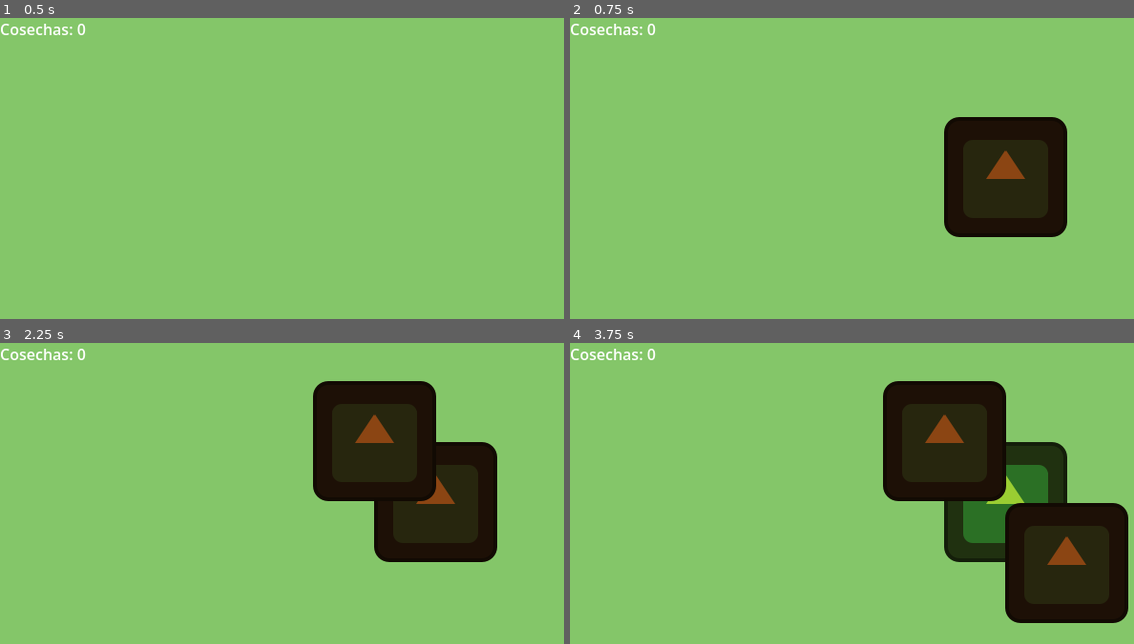
Above: before the commit, frames 1-4 (two rows, left to right).
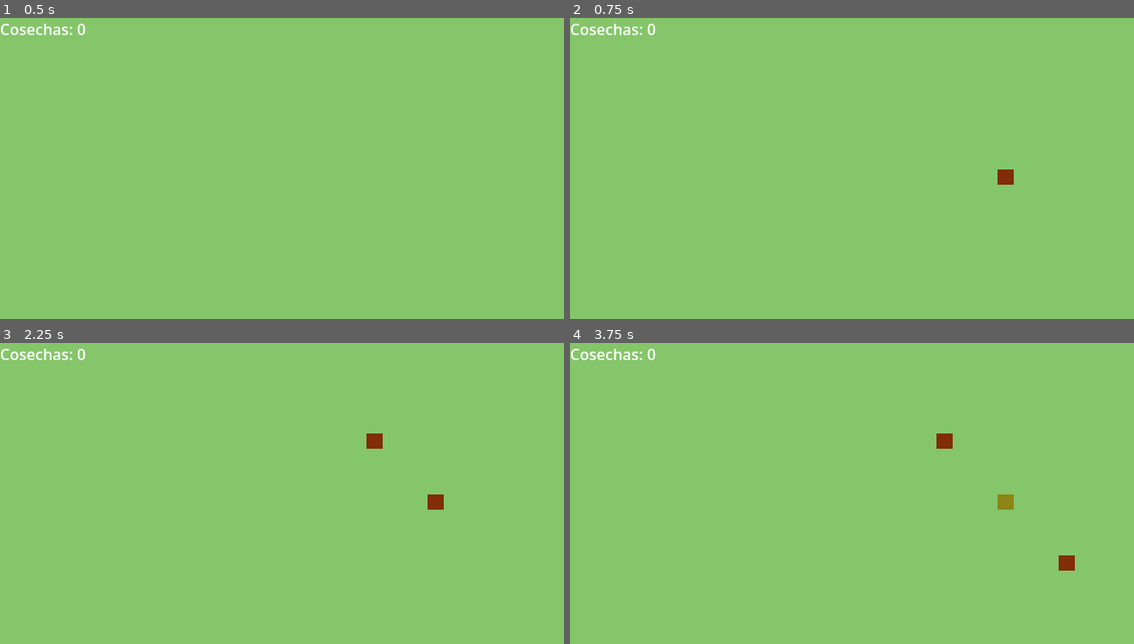
Above: after the commit, the same moments.

Repository: danielfernandezroldan2005/godot_first_project
Game: Godot game, scene res://scenes/Main.tscn
Same seed, same stepped clock (60 frames per second), same inputs: the game is played once before the commit and once after it. The engine's default icon, where the game draws it, is replaced by a stand-in: a white triangle on a blue panel in a dark square.
Inputs (mouse positions are in pixels of both pictures, inside the frame that each line leads up to):
- Up to frame 1 (0.5 s): no input
- Up to frame 2 (0.75 s): tap Enter at 0.5 s; move the mouse to (1009, 171) at 0.52 s; click (1009, 171) at 0.67 s
- Up to frame 3 (2.25 s): tap Space at 1.25 s; move the mouse to (434, 502) at 1.27 s; click (434, 502) at 1.42 s; tap Enter at 2 s; move the mouse to (366, 439) at 2.02 s; click (366, 439) at 2.17 s
- Up to frame 4 (3.75 s): tap Space at 2.75 s; move the mouse to (942, 442) at 2.77 s; click (942, 442) at 2.92 s; tap Enter at 3.5 s; move the mouse to (1060, 565) at 3.52 s; click (1060, 565) at 3.67 s

Frame 1 is identical in both runs. In frame 2, 8.5% of the frame differs, in the area x 66-89%, y 32-73%; in frame 3, 15%; in frame 4, 21%, in the area x 55-99%, y 12-94%.

Commit message:
Added a brown square for the plant in the first phase.

Diff:
--- a/scenes/entities/plant/Plant.tscn
+++ b/scenes/entities/plant/Plant.tscn
@@ -1,10 +1,10 @@
 [gd_scene format=3 uid="uid://qb0cji46ybuc"]
 
 [ext_resource type="Script" uid="uid://cowsfgm30t1o3" path="res://scripts/plant.gd" id="1_jmfqi"]
-[ext_resource type="Texture2D" uid="uid://klifq53dug0r" path="res://icon.svg" id="1_r0hpn"]
+[ext_resource type="Texture2D" uid="uid://ccp23bm04ky7w" path="res://assets/sprites/kenney_tiny_town/Tiles/tile_0025.png" id="2_jmfqi"]
 
 [sub_resource type="RectangleShape2D" id="RectangleShape2D_2wpl0"]
-size = Vector2(128, 125)
+size = Vector2(17, 16)
 
 [node name="Plant" type="Area2D" unique_id=1636142527]
 script = ExtResource("1_jmfqi")
@@ -12,10 +12,10 @@
 [node name="Sprite2D" type="Sprite2D" parent="." unique_id=683610242]
 position = Vector2(0.5, -1)
 scale = Vector2(1.0078125, 0.984375)
-texture = ExtResource("1_r0hpn")
+texture = ExtResource("2_jmfqi")
 
 [node name="CollisionShape2D" type="CollisionShape2D" parent="." unique_id=557413792]
-position = Vector2(0, 0.5)
+position = Vector2(0.5, -1)
 shape = SubResource("RectangleShape2D_2wpl0")
 
 [node name="GrowTimer" type="Timer" parent="." unique_id=729260760]
